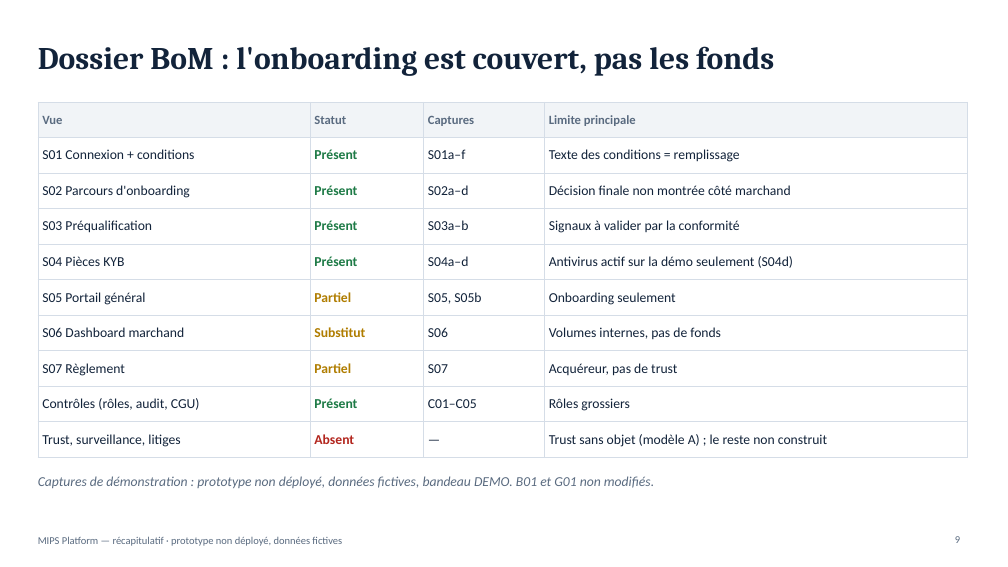
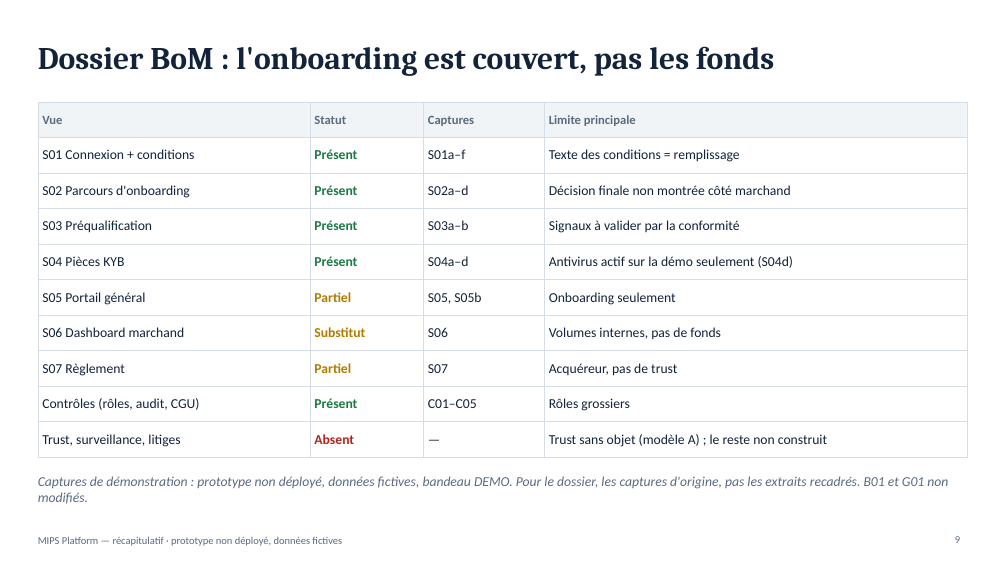
Before and after one commit to fmassonmips/mips-platform, a slide deck: slide 9 of outputs/recap/MIPS-recapitulatif.pptx. Drawn at 1008x567 pixels with LibreOffice and Linux fonts; fonts in the diff are those of the drawing. Boxes give left, top, right and bottom in pixels: in the first picture for what was removed or moved away, otherwise in the second. Text is boxed around its words. In the diff, an @@ line names an element or a change of style, - is before the commit and + after.

```diff
--- a/outputs/recap/MIPS-recapitulatif.pptx
+++ b/outputs/recap/MIPS-recapitulatif.pptx
@@ text at box(38, 476, 948, 504): text changed @@
-Captures de démonstration : prototype non déployé, données fictives, bandeau DEMO. B01 et G01 non modifiés.
+Captures de démonstration : prototype non déployé, données fictives, bandeau DEMO. Pour le dossier, les captures d'origine, pas les extraits recadrés. B01 et G01 non modifiés.
```
Also in this commit, not shown: 1 other slide changed, 1 other file.
